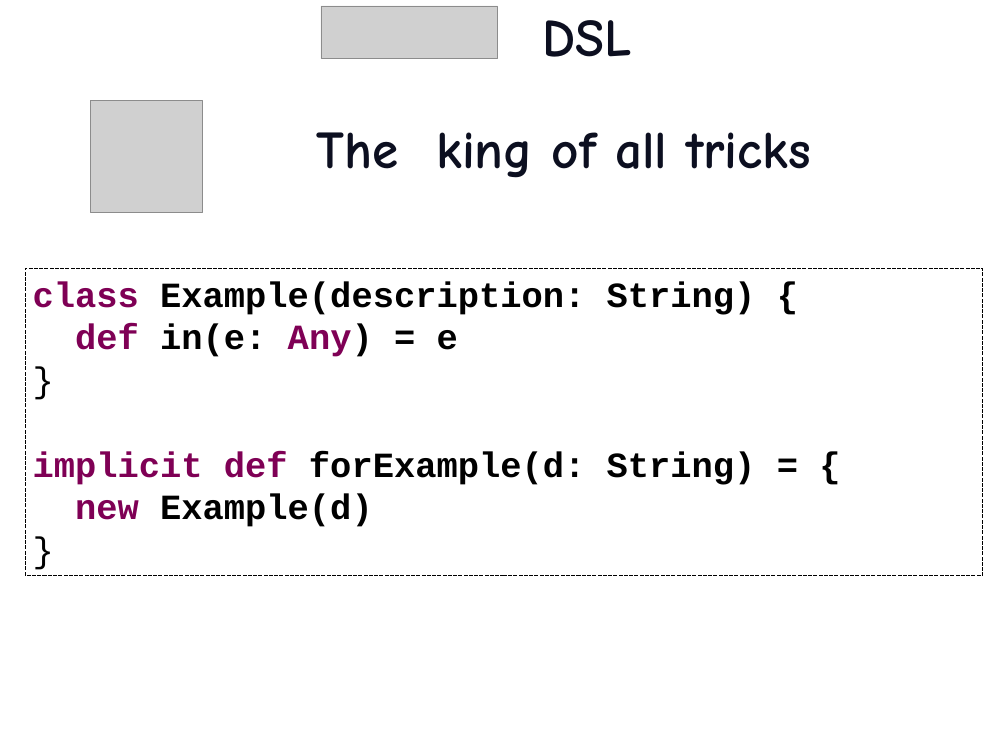
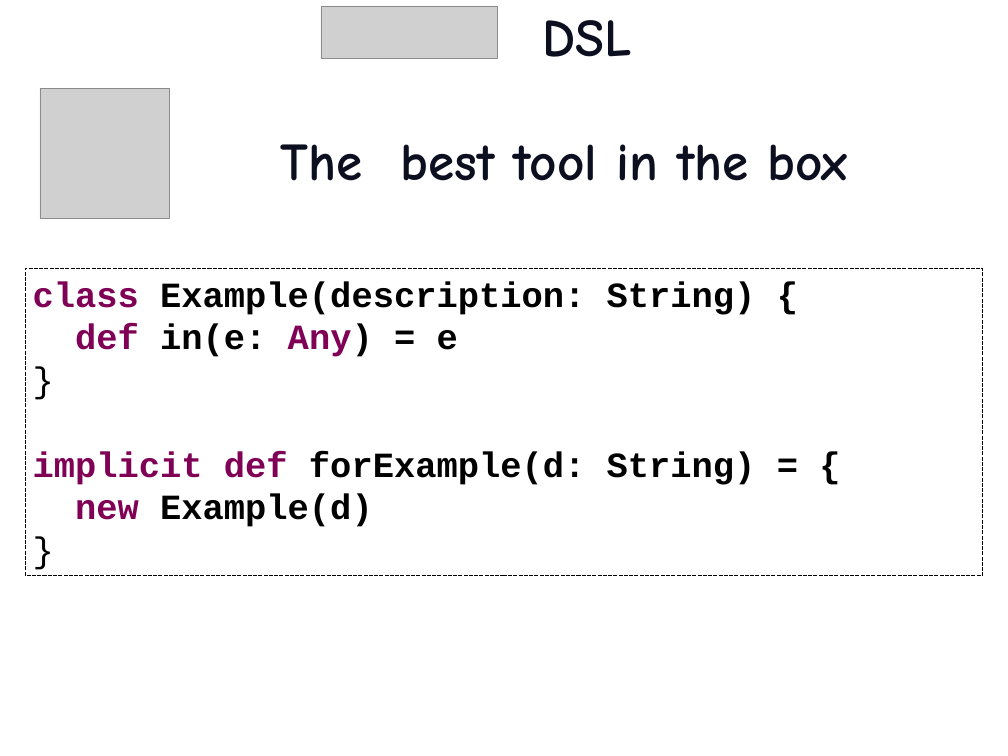
Before and after one commit to etorreborre/oscon-2010, a slide deck: slide 23 of src/main/resources/oscon_2010_specs.pptx. Drawn at 1008x756 pixels with LibreOffice and Linux fonts; fonts in the diff are those of the drawing; grey boxes stand for pictures; background and template pictures are left out. Boxes give left, top, right and bottom in pixels: in the first picture for what was removed or moved away, otherwise in the second. Text is boxed around its words. In the diff, an @@ line names an element or a change of style, - is before the commit and + after.

```diff
--- a/src/main/resources/oscon_2010_specs.pptx
+++ b/src/main/resources/oscon_2010_specs.pptx
@@ picture added at (x1=40, y1=89, x2=169, y2=218) @@
@@ picture removed at (x1=91, y1=101, x2=203, y2=213) @@
@@ text added at (x1=281, y1=144, x2=848, y2=181), 54 pt, text #0C0F20, bold @@
+The best tool in the box
@@ text removed at (x1=316, y1=132, x2=811, y2=178) @@
-The king of all tricks
```
Also in this commit, not shown: 1 other slide changed, 3 slides added, 3 other files.
